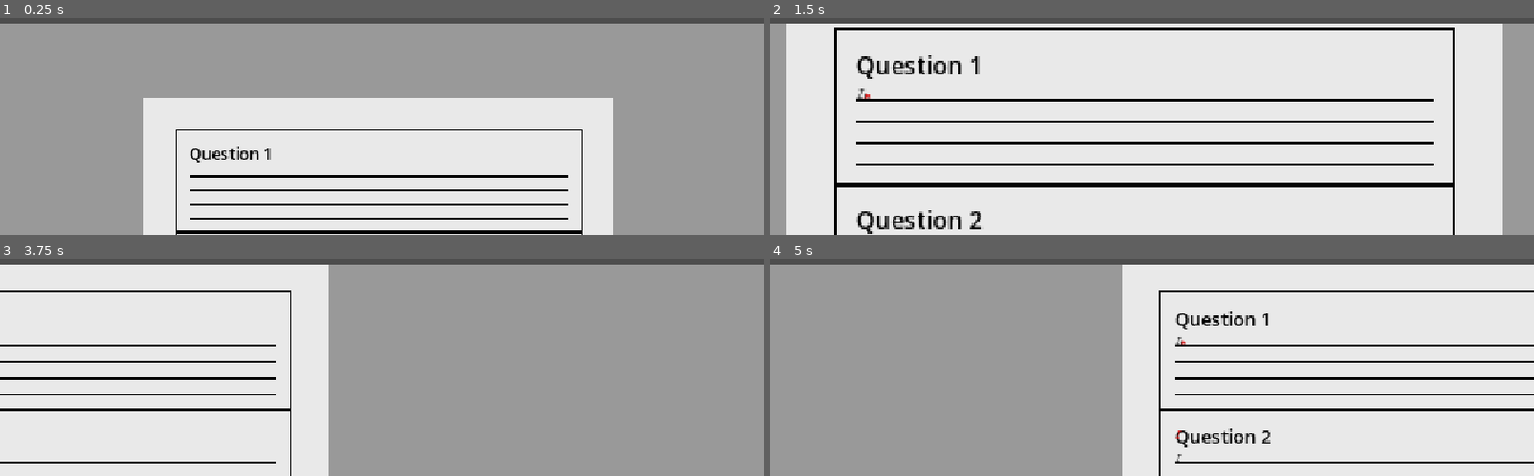
Above: before the commit, frames 1-4 (two rows, left to right).
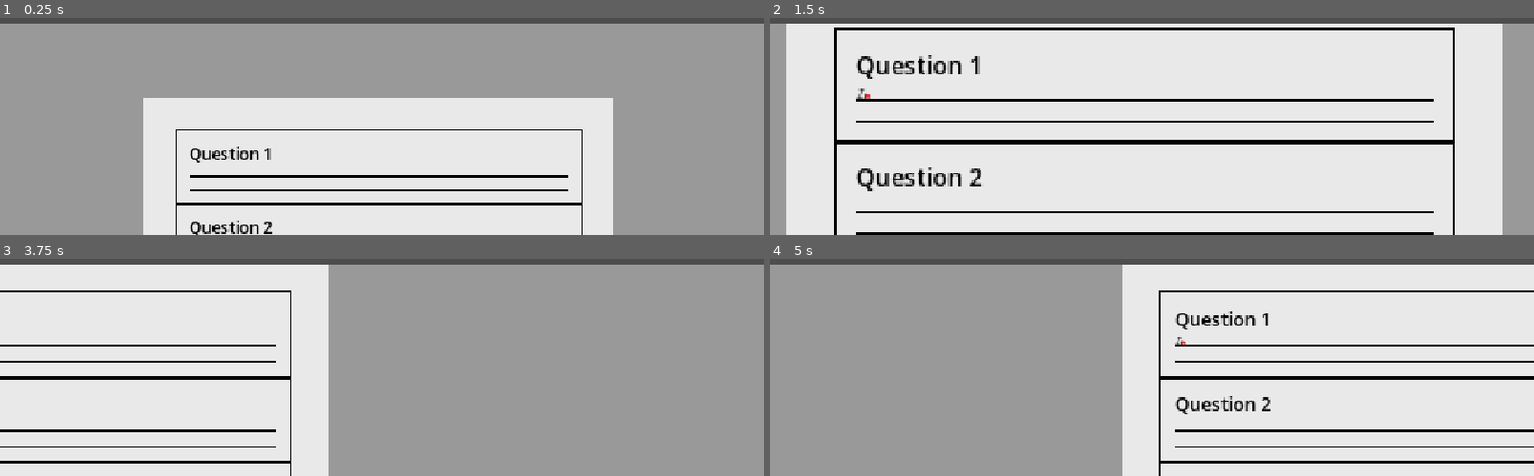
Above: after the commit, the same moments.

Repository: Dev-Hauffman/Magnum_Factum
Game: Godot game, scene res://scenes/test_scene/test_scene.tscn
Two runs of this game, one before a commit and one after it. Both use one fixed random seed, a clock stepped at 60 frames per second and the inputs below. This scene is started directly instead of the project's main scene.
Inputs (mouse positions are in pixels of both pictures, inside the frame that each line leads up to):
- Up to frame 1 (0.25 s): no input
- Up to frame 2 (1.5 s): drag from (1144, 154) to (outside the picture) at 0.52 s; drag from (999, 41) to (1113, 106) at 1.27 s
- Up to frame 3 (3.75 s): move the mouse to (outside the picture) at 2.02 s; hold Right (ui_right) 2.03-2.75 s; tap Mouse wheel down (zoom_out) at 2.1 s; click (outside the picture) at 2.17 s; tap Enter at 2.75 s; drag from (343, 347) to (outside the picture) at 2.77 s; tap Space at 3.5 s; move the mouse to (611, 326) at 3.52 s; hold Left (ui_left) from 3.53 s (still down); tap Mouse wheel up (zoom_in) at 3.6 s; click (611, 326) at 3.67 s
- Up to frame 4 (5 s): release Left (ui_left) at 4.25 s; drag from (1373, 460) to (outside the picture) at 4.27 s

The runs differ from the first frame. In frame 1, 1.8% of the frame differs, in the area x 23-77%, y 85-100%; in frame 2, 6.0%, in the area x 8-90%, y 56-100%; in frame 3, 1.7%; in frame 4, 2.8%.

Commit message:
leading letter almost done

Diff:
--- a/scenes/test_scene/test_screen/question.gd
+++ b/scenes/test_scene/test_screen/question.gd
@@ -60,17 +60,17 @@
 	for question in content.paragraph:
 		var question_text:RichTextLabel = RichTextLabel.new()
 		content_container.add_child(question_text)
+		question_text.visible_characters = 0
 		question_text.fit_content = true
 		question_text.autowrap_mode = TextServer.AUTOWRAP_ARBITRARY
+		question_text.texture_filter = CanvasItem.TEXTURE_FILTER_NEAREST
 		question_text.text = question
-		question_text.texture_filter = CanvasItem.TEXTURE_FILTER_NEAREST
 		question_text.add_theme_constant_override("line_separation", 1) #avoid changing this
 		question_text.add_theme_font_override("normal_font", caveat_font)
 		question_text.add_theme_color_override("default_color", Color.BLACK)
 		question_text.add_theme_font_size_override("normal_font_size", 6)
 		await get_tree().create_timer(0.01).timeout # it's here because only in the next frame it updates the wrapping (from what I remember)
 		number_of_lines += question_text.get_line_count()
-		question_text.visible_characters = 0
 		paragraphs.append(question_text)
 
 	for line in number_of_lines:
@@ -93,13 +93,14 @@
 	character_current_position = paragraphs[0].global_position
 	character_next_position = paragraphs[0].global_position
 	character_initial_position = paragraphs[0].global_position
-	current_height = character_initial_position.y
+	#current_height = character_initial_position.y
 	can_update_character_position = true
 
 
 func _process(delta):
 	if can_update_character_position and current_character != null:
 		current_character.global_position = character_current_position
+		#current_character.global_position.y = paragraphs[current_paragraph_index].global_position.y + current_height
 		#character_current_position.y = paragraphs[current_paragraph_index].global_position.y
 
 
@@ -122,8 +123,8 @@
 func update_character_position():
 	#get current letter and set current letter to the richlabel
 	var current_paragraph:RichTextLabel = paragraphs[current_paragraph_index]
+	if current_letter >= current_paragraph.text.length():
 	#var paragraph_current_string = current_paragraph.text.substr(0, 5)
-	if current_letter >= current_paragraph.text.length():
 		return
 	var paragraph_current_string = current_paragraph.text[current_letter]
 	current_character.text = paragraph_current_string
@@ -139,11 +140,10 @@
 		current_line += 1
 		character_size = current_paragraph.get_theme_font("normal_font").get_string_size(current_paragraph.text.substr(initial_letter, current_letter_index + 1),1,-1,6)
 		var line_separation = current_paragraph.get_theme_constant("line_separation")
-		#print_debug(line_separation)
 		var string_x_size = character_initial_position.x
 		var string_y_size = character_size.y
 		current_height += line_separation + string_y_size
-		character_next_position = Vector2(string_x_size, current_height)
+		character_next_position = Vector2(string_x_size, current_paragraph.global_position.y + current_height)
 		character_current_position = character_next_position
 
 	elif paragraphs[current_paragraph_index].visible_ratio >= 1:
@@ -152,18 +152,19 @@
 		current_letter = 0
 		initial_letter = 0
 		character_initial_position = paragraphs[current_paragraph_index].global_position
-		character_size = current_paragraph.get_theme_font("normal_font").get_string_size(current_paragraph.text.substr(initial_letter, current_letter_index + 1),1,-1,6)
-		var line_separation = current_paragraph.get_theme_constant("line_separation")
-		var string_x_size = character_initial_position.x
-		var string_y_size = character_size.y
-		current_height += line_separation + string_y_size
-		character_next_position = Vector2(string_x_size, current_height)
+		#character_size = current_paragraph.get_theme_font("normal_font").get_string_size(current_paragraph.text.substr(initial_letter, current_letter_index + 1),1,-1,6)
+		#var line_separation = current_paragraph.get_theme_constant("line_separation")
+		#var string_x_size = character_initial_position.x
+		#var string_y_size = character_size.y
+		current_height = 0
+		character_next_position = character_initial_position
 		character_current_position = character_next_position
 
 	else:
 		character_current_position = character_next_position
 		character_size = current_paragraph.get_theme_font("normal_font").get_string_size(current_paragraph.text.substr(initial_letter, current_letter_index + 1),1,-1,6)
 		character_next_position.x = character_initial_position.x + character_size.x
+		character_next_position.y = current_paragraph.global_position.y + current_height
 		current_letter_index += 1
 		current_letter += 1
 
